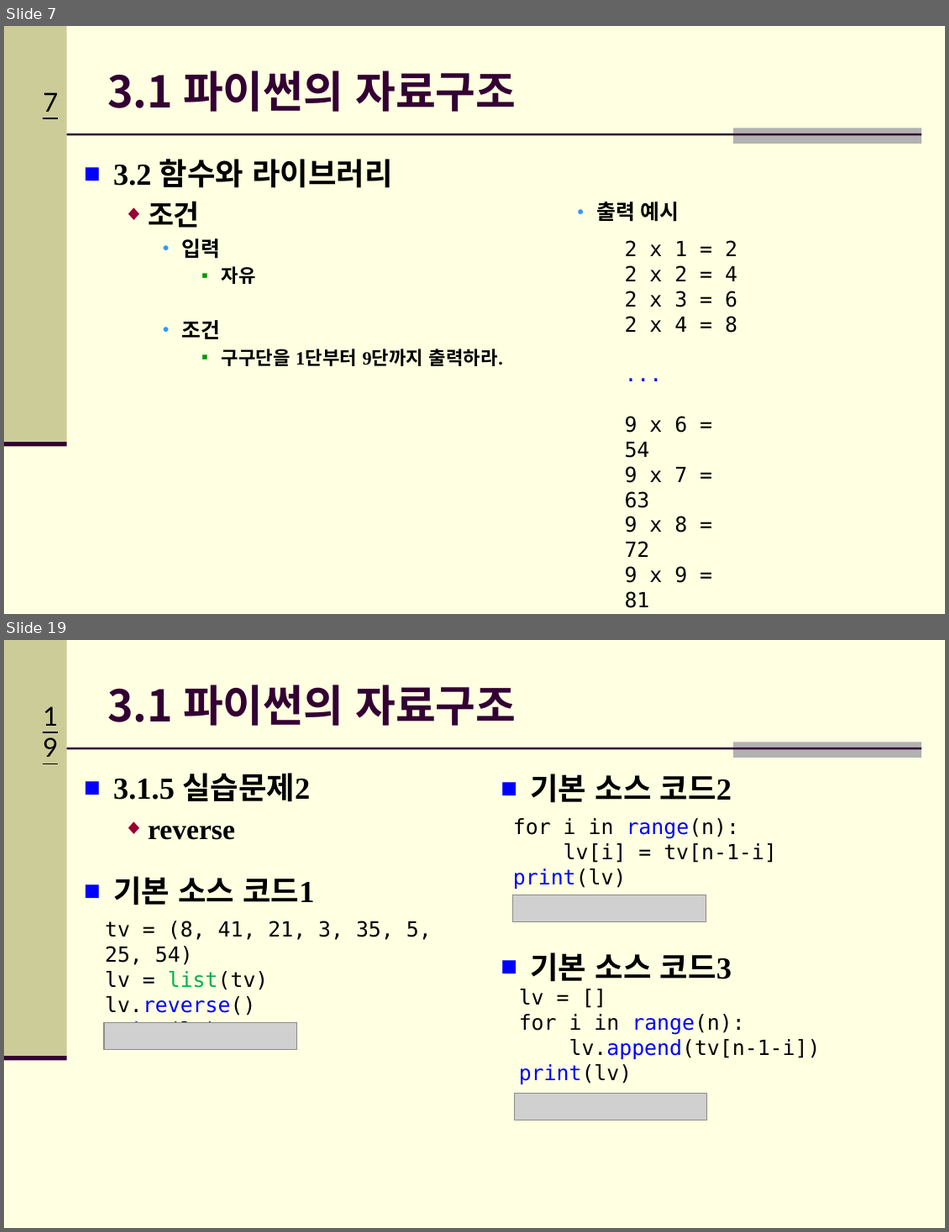
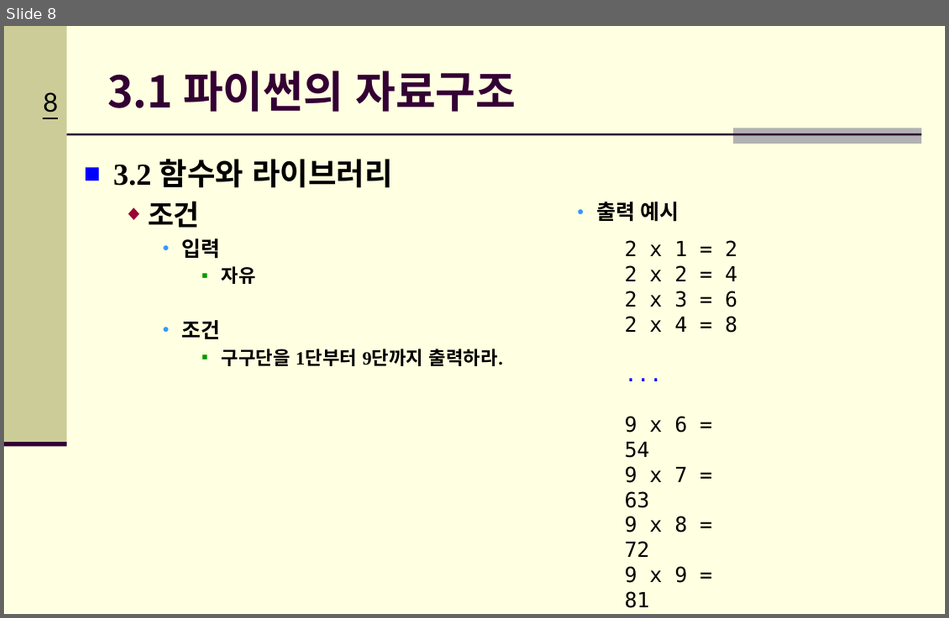
Before and after one commit to Hitbee-dev/OpenCV-Python, a slide deck: 2022-09-20/documents/CH_03_파이썬 기초_실습2.pptx. Shown one above the other, each under a label of ours: slides 7 and 19 before the commit, slide 8 after it; the slides between them are not shown. The pictures are 949x1232 and 949x618 pixels, drawn with LibreOffice and Linux fonts; fonts in the diff are those of the drawing; grey boxes stand for pictures; background and template pictures are left out. Boxes give left, top, right and bottom in pixels: in the first picture for what was removed or moved away, otherwise in the second. Text is boxed around its words. In the diff, an @@ line names an element or a change of style, - is before the commit and + after.

```diff
--- a/2022-09-20/documents/CH_03_파이썬 기초_실습2.pptx
+++ b/2022-09-20/documents/CH_03_파이썬 기초_실습2.pptx
@@ slide 19 removed at [4, 640, 945, 1228], background #FFFFE1; not listed: 5 template elements that a slide beside it also shows @@
@@ title removed at [107, 685, 516, 726] @@
-3.1 파이썬의 자료구조
@@ text removed at [113, 773, 310, 840] @@
-■ 3.1.5 실습문제2
-  ◆ reverse
@@ text removed at [530, 774, 731, 803] @@
-■ 기본 소스 코드2
@@ text removed at [513, 818, 777, 889] @@
-for i in range(n):
-lv[i] = tv[n-1-i]
-print(lv)
@@ text removed at [113, 876, 314, 905] @@
-■ 기본 소스 코드1
@@ picture removed at [513, 895, 706, 922] @@
@@ text removed at [105, 921, 432, 1023] @@
-tv = (8, 41, 21, 3, 35, 5, 25, 54)
-lv = list(tv)
-lv.reverse()
-print(lv)
@@ text removed at [530, 952, 731, 982] @@
-■ 기본 소스 코드3
@@ text removed at [519, 989, 820, 1085] @@
-lv = []
-for i in range(n):
-lv.append(tv[n-1-i])
-print(lv)
@@ picture removed at [104, 1023, 296, 1050] @@
@@ picture removed at [514, 1093, 707, 1120] @@
@@ what was slide 7 is now slide 8 @@
@@ page number at [43, 92, 58, 113]: text changed @@
-7
+8
```
Also in this commit, not shown: 4 slides changed, 2 slides added, 11 other slides removed, 1 other file.
